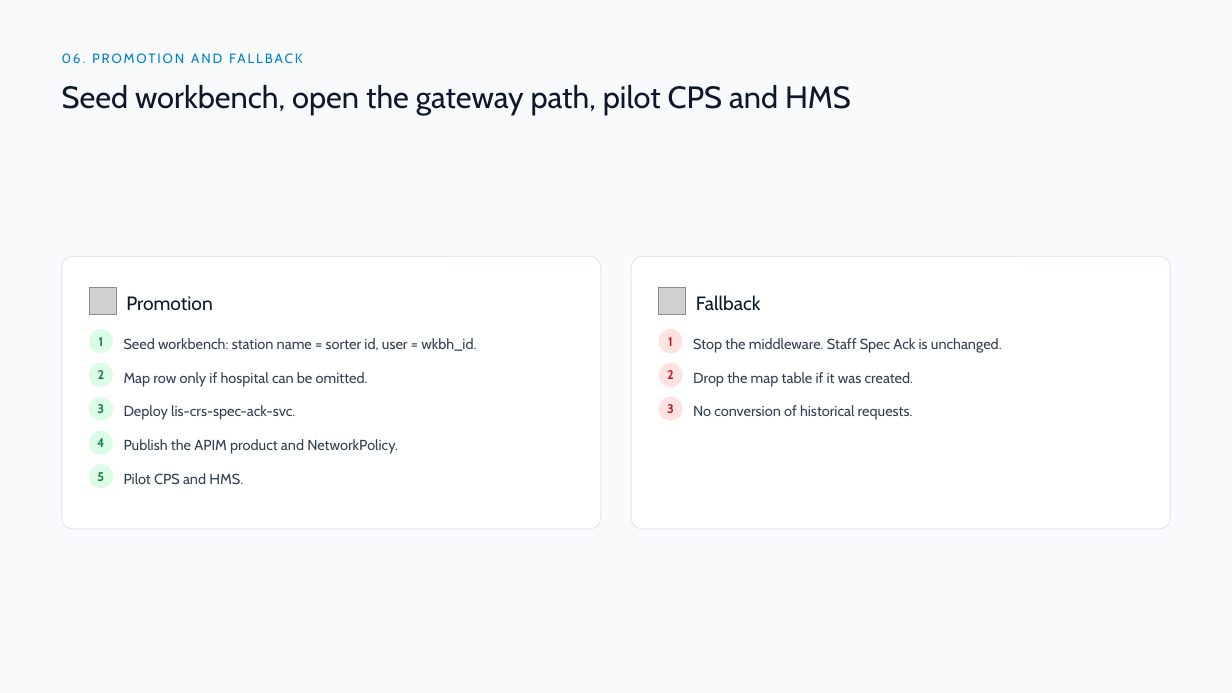
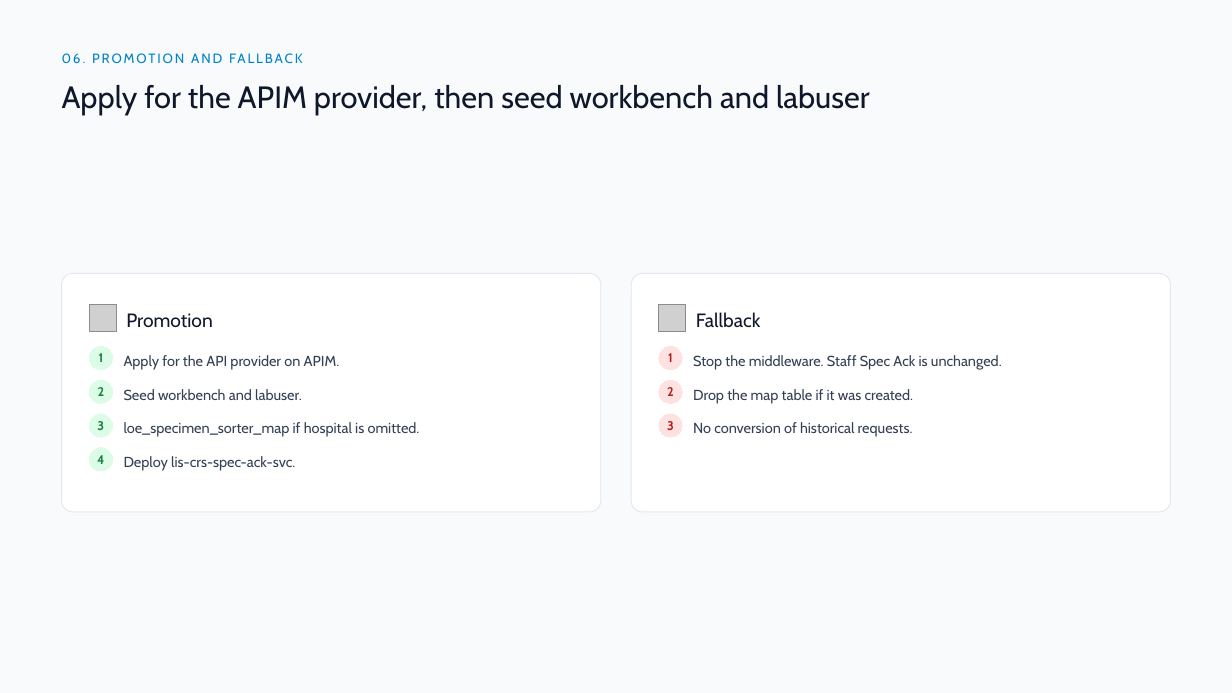
Before and after one commit to DragonChong/HA-Notes, a slide deck: slide 18 of SDLC/Projects/TMP-specimen-sorter-api — Specimen Sorter API/assets/Specimen Sorter API v3.pptx. Drawn at 1232x693 pixels with LibreOffice and Linux fonts; fonts in the diff are those of the drawing; grey boxes stand for pictures. Boxes give left, top, right and bottom in pixels: in the first picture for what was removed or moved away, otherwise in the second. Text is boxed around its words. In the diff, an @@ line names an element or a change of style, - is before the commit and + after.

```diff
--- a/SDLC/Projects/TMP-specimen-sorter-api — Specimen Sorter API/assets/Specimen Sorter API v3.pptx
+++ b/SDLC/Projects/TMP-specimen-sorter-api — Specimen Sorter API/assets/Specimen Sorter API v3.pptx
@@ text at box(62, 85, 870, 115): text changed @@
-Seed workbench, open the gateway path, pilot CPS and HMS
+Apply for the APIM provider, then seed workbench and labuser
@@ rounded rectangle: place and size @@
-rounded rectangle at box(62, 257, 601, 530)
+rounded rectangle at box(62, 274, 601, 512)
@@ rounded rectangle at box(62, 274, 601, 512): proportions changed @@
@@ rounded rectangle at box(631, 274, 1170, 512): proportions changed @@
@@ rounded rectangle: place and size @@
-rounded rectangle at box(631, 257, 1170, 530)
+rounded rectangle at box(631, 274, 1170, 512)
@@ picture removed at box(659, 287, 686, 314) @@
@@ 7 ellipses, 5 texts, 1 picture: place and size @@
-7 ellipses, 5 texts, 1 picture at box(90, 287, 1002, 454)
+7 ellipses, 5 texts, 1 picture at box(90, 304, 1002, 471)
@@ picture added at box(659, 304, 686, 331) @@
@@ text at box(124, 355, 340, 370): text changed @@
-Seed workbench: station name = sorter id, user = wkbh_id.
+Apply for the API provider on APIM.
@@ text at box(124, 389, 302, 400): text changed @@
-Map row only if hospital can be omitted.
+Seed workbench and labuser.
@@ text removed at box(124, 439, 398, 454) @@
-Publish the APIM product and NetworkPolicy.
@@ text added at box(124, 422, 420, 437), 11.2 pt, text #334155 @@
+loe_specimen_sorter_map if hospital is omitted.
@@ ellipse removed at box(90, 465, 113, 488) @@
-5
@@ text "Deploy lis-crs-spec-ack-svc.": place and size @@
-text "Deploy lis-crs-spec-ack-svc." at box(124, 405, 295, 420)
+text "Deploy lis-crs-spec-ack-svc." at box(124, 456, 295, 471)
@@ text removed at box(124, 473, 243, 484) @@
-Pilot CPS and HMS.
```
Also in this commit, not shown: 1 other slide changed, 4 other files.
